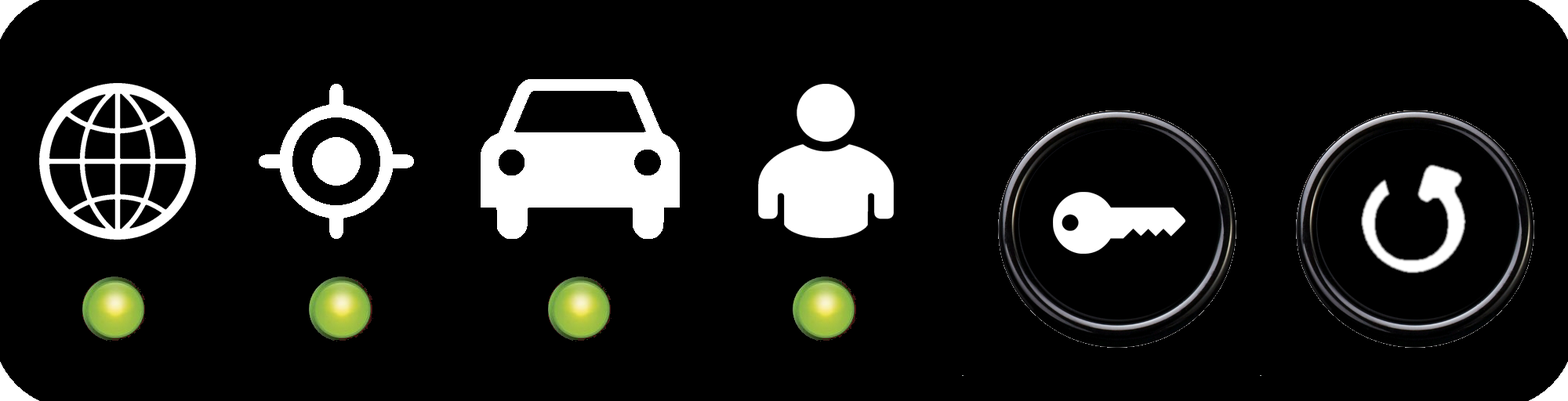
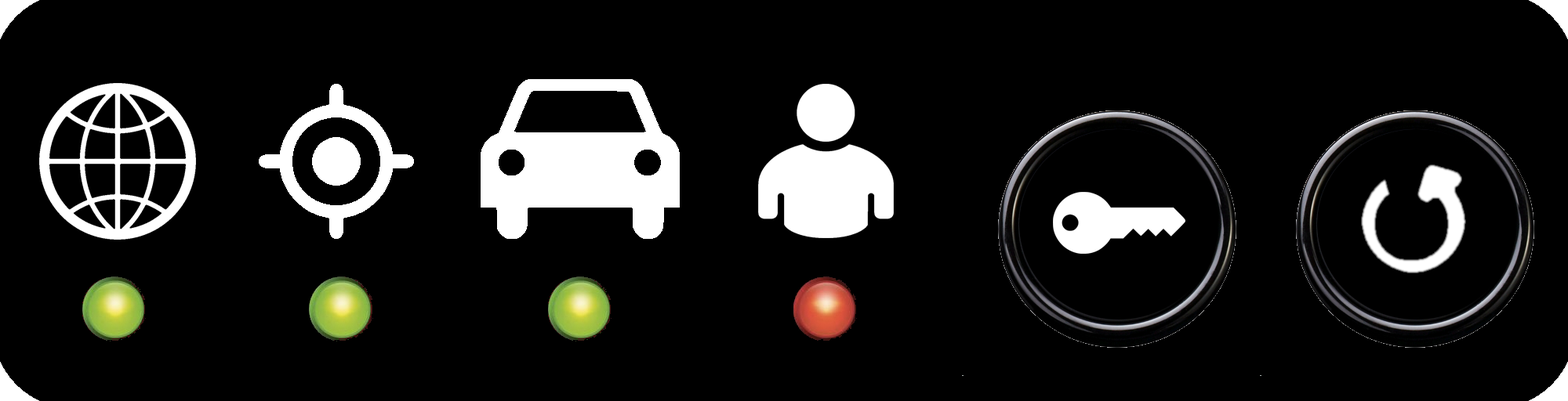
Before/after of a 1568x401 layered artwork. What changed in the layer stack:
hid "led green" (1st of 4, in "led driver") over [792, 276, 855, 342]
